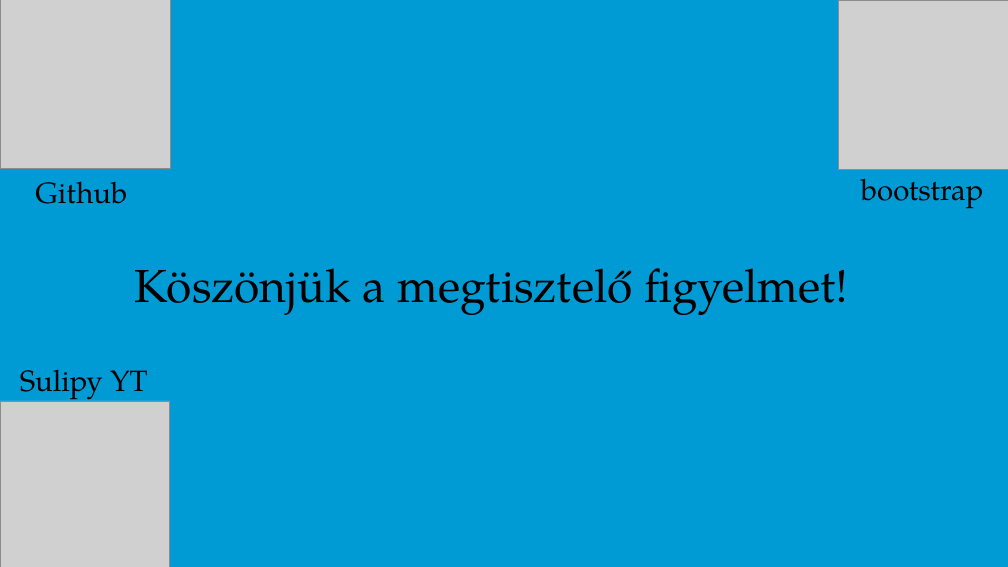
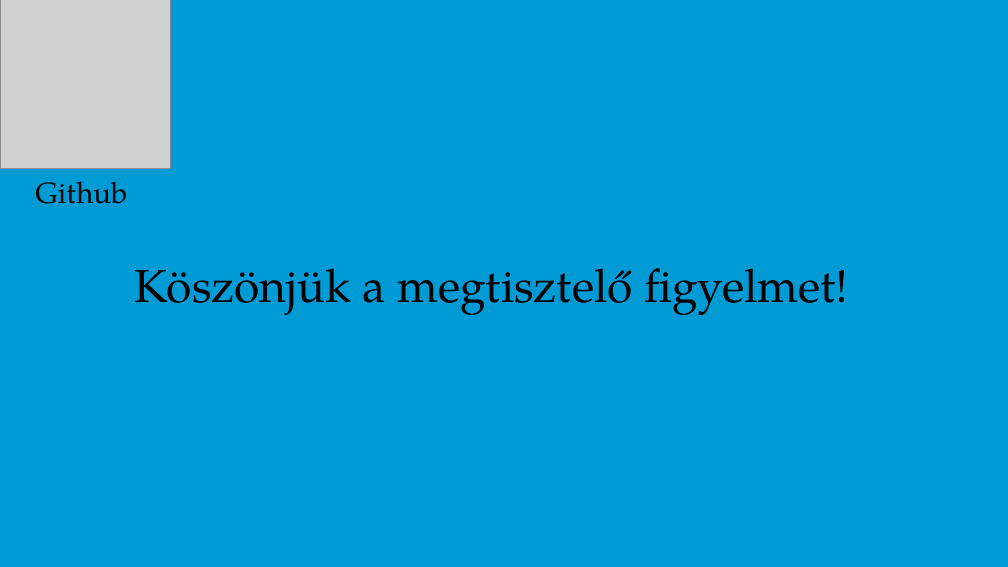
Before and after one commit to majorbalintistvan/pygame_html-ppt, a slide deck: slide 10 of powerpoint.pptx. Drawn at 1008x567 pixels with LibreOffice and Linux fonts; fonts in the diff are those of the drawing; grey boxes stand for pictures; background and template pictures are left out. Boxes give left, top, right and bottom in pixels: in the first picture for what was removed or moved away, otherwise in the second. Text is boxed around its words. In the diff, an @@ line names an element or a change of style, - is before the commit and + after.

Commit message:
ppt

```diff
--- a/powerpoint.pptx
+++ b/powerpoint.pptx
@@ picture removed at <box>839,0,1008,169</box> @@
@@ text removed at <box>861,169,984,209</box> @@
-bootstrap
@@ text removed at <box>20,369,148,402</box> @@
-Sulipy YT
@@ picture removed at <box>0,401,169,567</box> @@
```
Also in this commit, not shown: 2 other slides changed.
